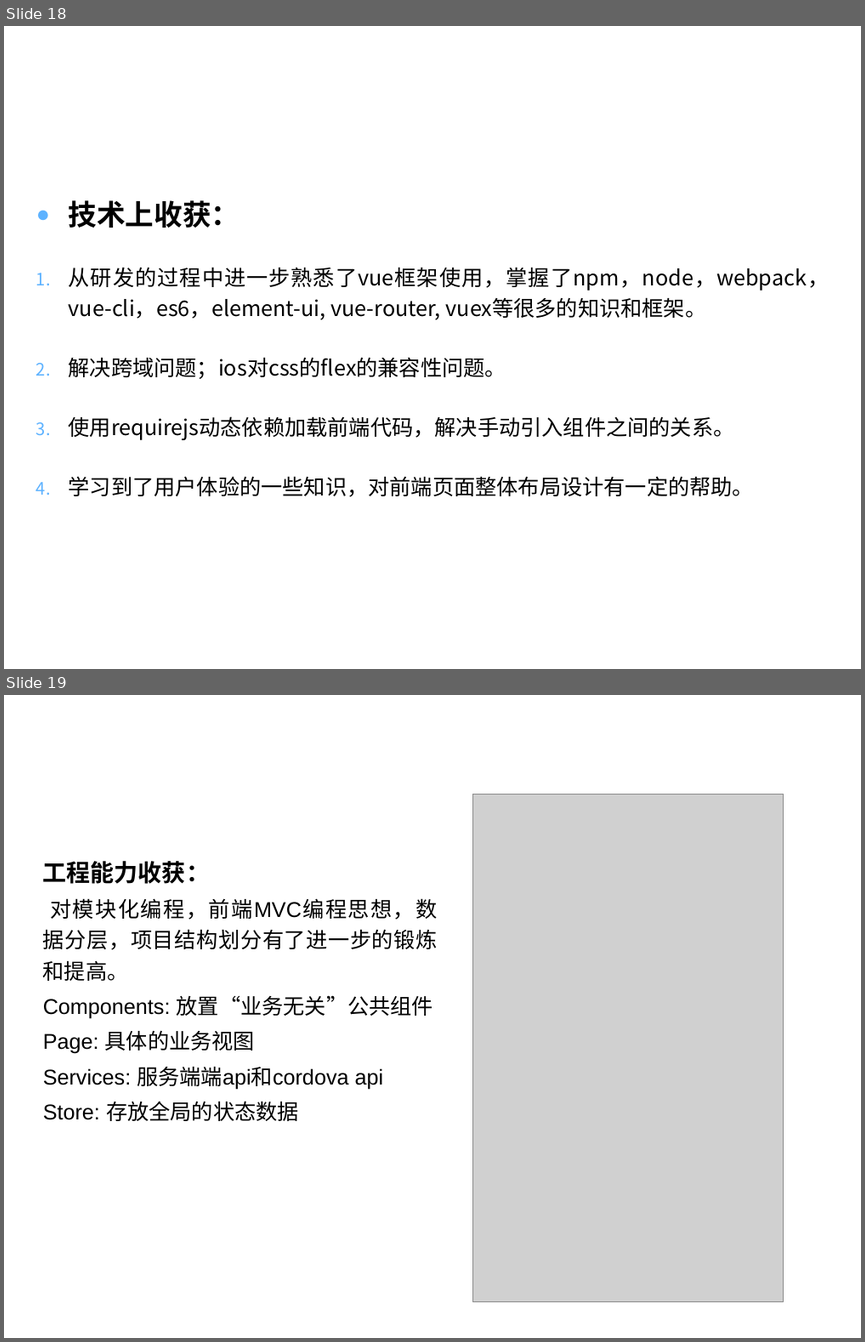
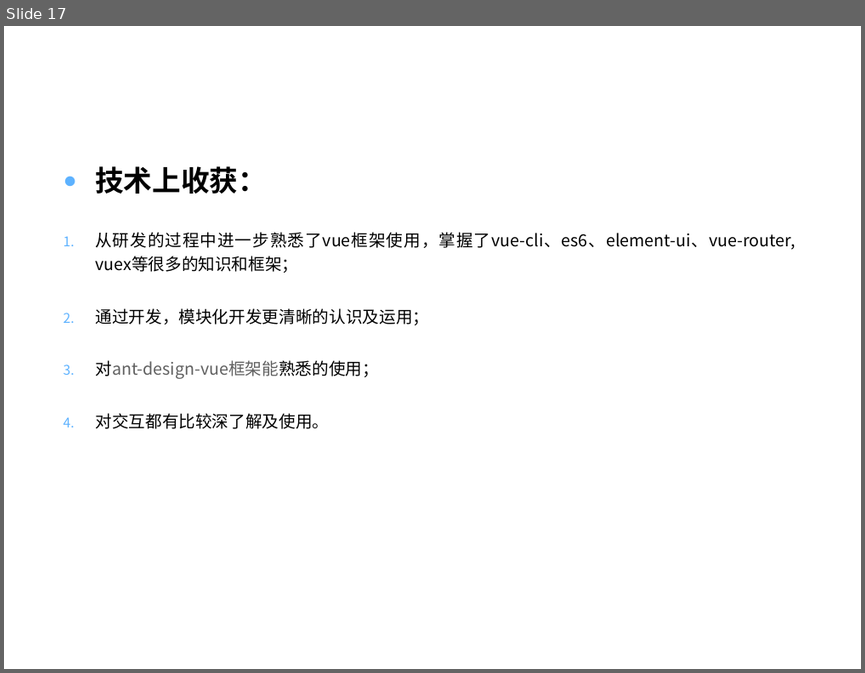
Before and after one commit to zhengyuliang/Blog-Back-Up, a slide deck: ppt/转正答辩汇报_郑宇亮.pptx. Shown one above the other, each under a label of ours: slides 18 and 19 before the commit, slide 17 after it. The pictures are 865x1342 and 865x673 pixels, drawn with LibreOffice and Linux fonts; fonts in the diff are those of the drawing; grey boxes stand for pictures; background and template pictures are left out. Boxes give left, top, right and bottom in pixels: in the first picture for what was removed or moved away, otherwise in the second. Text is boxed around its words. In the diff, an @@ line names an element or a change of style, - is before the commit and + after.

```diff
--- a/ppt/转正答辩汇报_郑宇亮.pptx
+++ b/ppt/转正答辩汇报_郑宇亮.pptx
@@ slide 19 removed at [4,695,861,1338], background picture (left out) @@
@@ picture removed at [472,794,783,1302] @@
@@ text removed at [43,861,438,1121] @@
-工程能力收获：
-对模块化编程，前端MVC编程思想，数据分层，项目结构划分有了进一步的锻炼和提高。
-Components: 放置“业务无关”公共组件
-Page: 具体的业务视图
-Services: 服务端端api和cordova api
-Store: 存放全局的状态数据
@@ title removed at [43,929,438,950] @@
-试用期总结：工作与成果
@@ page number removed at [615,1311,838,1335] @@
-19
@@ what was slide 18 is now slide 17 @@
@@ slide 17 changed as well @@
@@ text "技术上收获：": place and size @@
-text "技术上收获：" at [69,200,829,497]
+text "技术上收获：" at [95,166,794,429]
@@ text at [95,232,794,429]: text changed; size 18 to 14 pt @@
-1. 从研发的过程中进一步熟悉了vue框架使用，掌握了npm，node，webpack，vue-cli，es6，element-ui, vue-router, vuex等很多的知识和框架。
-2. 解决跨域问题；ios对css的flex的兼容性问题。
-3. 使用requirejs动态依赖加载前端代码，解决手动引入组件之间的关系。
-4. 学习到了用户体验的一些知识，对前端页面整体布局设计有一定的帮助。
+1. 从研发的过程中进一步熟悉了vue框架使用，掌握了vue-cli、es6、element-ui、vue-router, vuex等很多的知识和框架；
+2. 通过开发，模块化开发更清晰的认识及运用；
+3. 对ant-design-vue框架能熟悉的使用；
+4. 对交互都有比较深了解及使用。
```
Also in this commit, not shown: 18 other slides changed, 3 slides added, 13 other slides removed.
